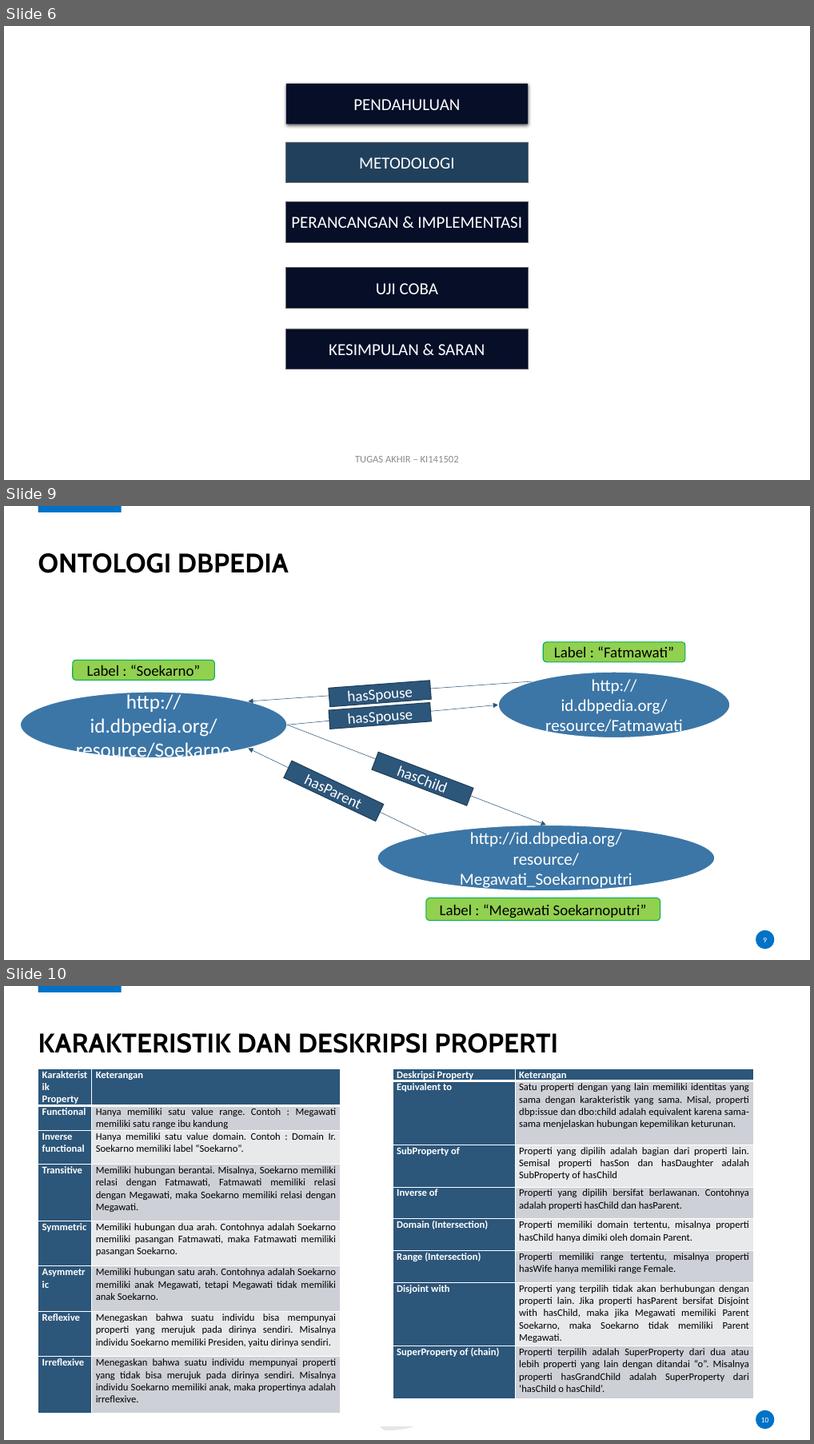
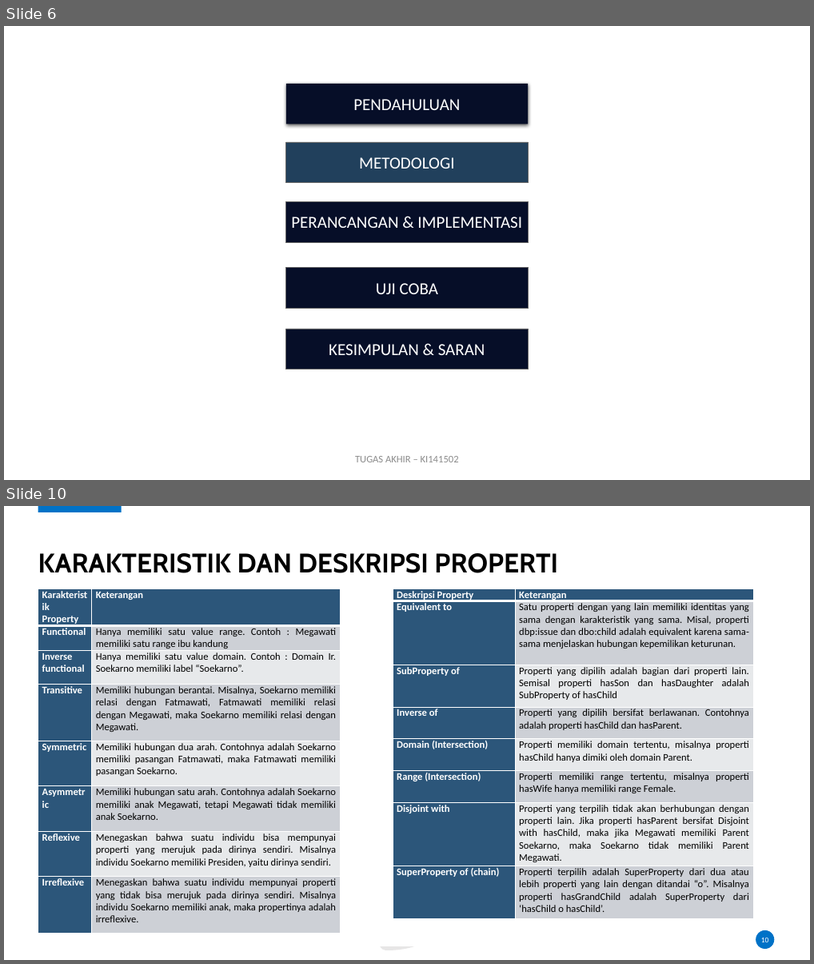
Before and after one commit to karyoutomoo/The-Tree-of-Heroes, a slide deck: 05111540000007-Faiq-Presentasi.pptx. Shown one above the other, each under a label of ours: slides 6, 9 and 10 before the commit, slides 6 and 10 after it; the slides between them are not shown. The pictures are 814x1444 and 814x964 pixels, drawn with LibreOffice and Linux fonts; fonts in the diff are those of the drawing; background and template pictures are left out. Boxes give left, top, right and bottom in pixels: in the first picture for what was removed or moved away, otherwise in the second. Text is boxed around its words. In the diff, an @@ line names an element or a change of style, - is before the commit and + after.

```diff
--- a/05111540000007-Faiq-Presentasi.pptx
+++ b/05111540000007-Faiq-Presentasi.pptx
@@ slide 9 removed at [4, 506, 810, 960], background #FFFFFF; not listed: 3 template elements that a slide beside it also shows @@
@@ text removed at [38, 553, 289, 573] @@
-ONTOLOGI DBPEDIA
@@ rounded rectangle removed at [544, 642, 686, 662] @@
-Label : “Fatmawati”
@@ rounded rectangle removed at [72, 660, 214, 680] @@
-Label : “Soekarno”
@@ ellipse removed at [499, 672, 730, 738] @@
-http://id.dbpedia.org/resource/Fatmawati
@@ ellipse removed at [20, 692, 288, 758] @@
-http://id.dbpedia.org/resource/Soekarno
@@ arrow removed from (533, 681) to (249, 701) @@
@@ rectangle removed at [329, 680, 432, 706] @@
-hasSpouse
@@ arrow removed from (287, 724) to (499, 705) @@
@@ rectangle removed at [318, 717, 490, 960] @@
@@ rectangle removed at [329, 703, 432, 728] @@
-hasSpouse
@@ arrow removed from (287, 724) to (546, 825) @@
@@ arrow removed from (427, 835) to (249, 748) @@
@@ rectangle removed at [284, 760, 384, 821] @@
-hasParent
@@ rectangle removed at [372, 752, 474, 805] @@
-hasChild
@@ ellipse removed at [378, 825, 715, 892] @@
-http://id.dbpedia.org/resource/Megawati_Soekarnoputri
@@ rounded rectangle removed at [426, 897, 660, 920] @@
-Label : “Megawati Soekarnoputri”
@@ page number removed at [763, 937, 767, 942] @@
-9
```
Also in this commit, not shown: 4 slides changed, 1 slide added, 2 other files.
